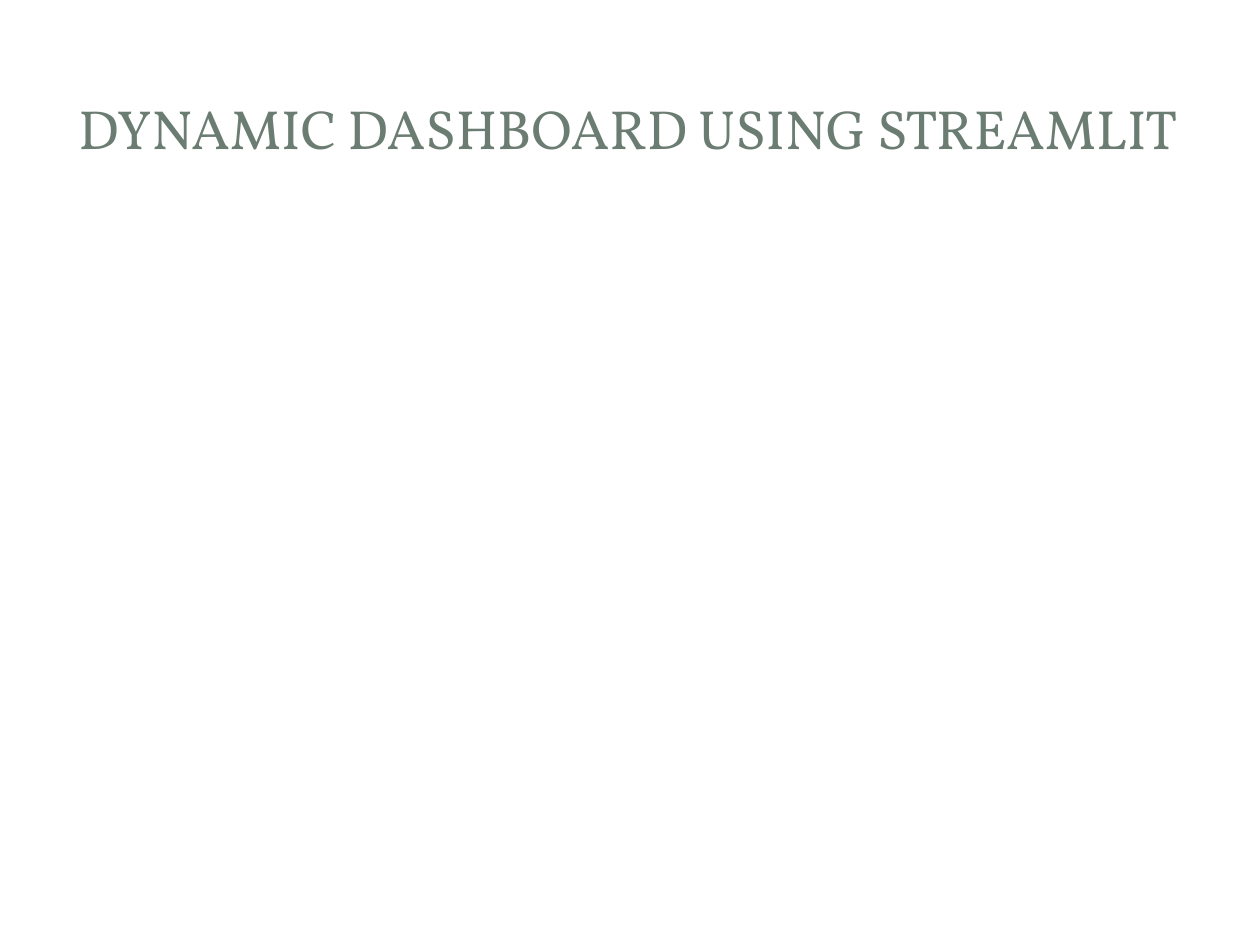
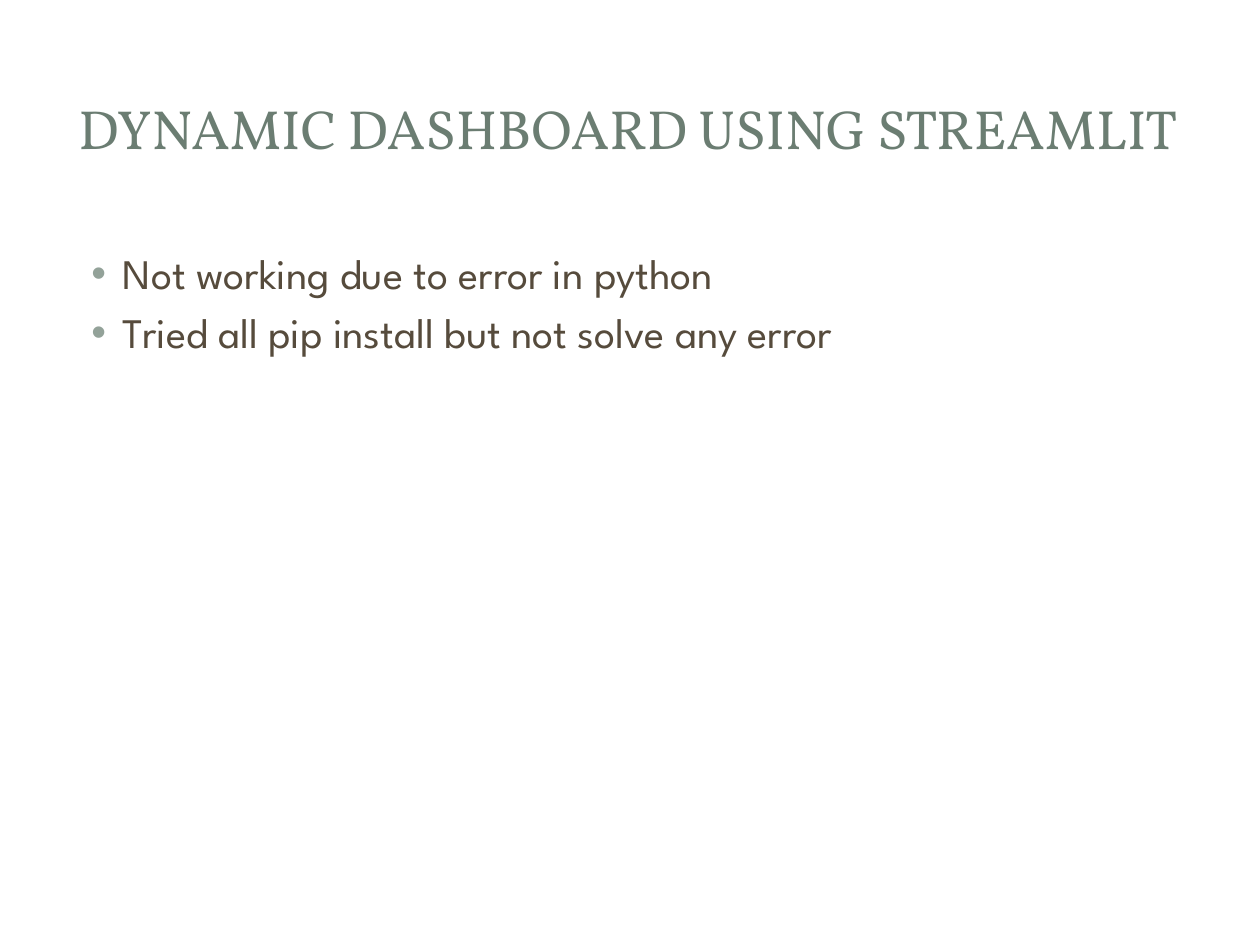
Before and after one commit to bhp001/project5--Telecommunication-Industry, a slide deck: slide 14 of User Analytics in the Telecommunication Industry.pptx. Drawn at 1260x945 pixels with LibreOffice and Linux fonts; fonts in the diff are those of the drawing; background and template pictures are left out. Boxes give left, top, right and bottom in pixels: in the first picture for what was removed or moved away, otherwise in the second. Text is boxed around its words. In the diff, an @@ line names an element or a change of style, - is before the commit and + after.

```diff
--- a/User Analytics in the Telecommunication Industry.pptx
+++ b/User Analytics in the Telecommunication Industry.pptx
@@ text added at [123,260,832,357], 24 pt, text #564B3C @@
+• Not working due to error in python
+• Tried all pip install but not solve any error
```
Also in this commit, not shown: 1 slide removed.
